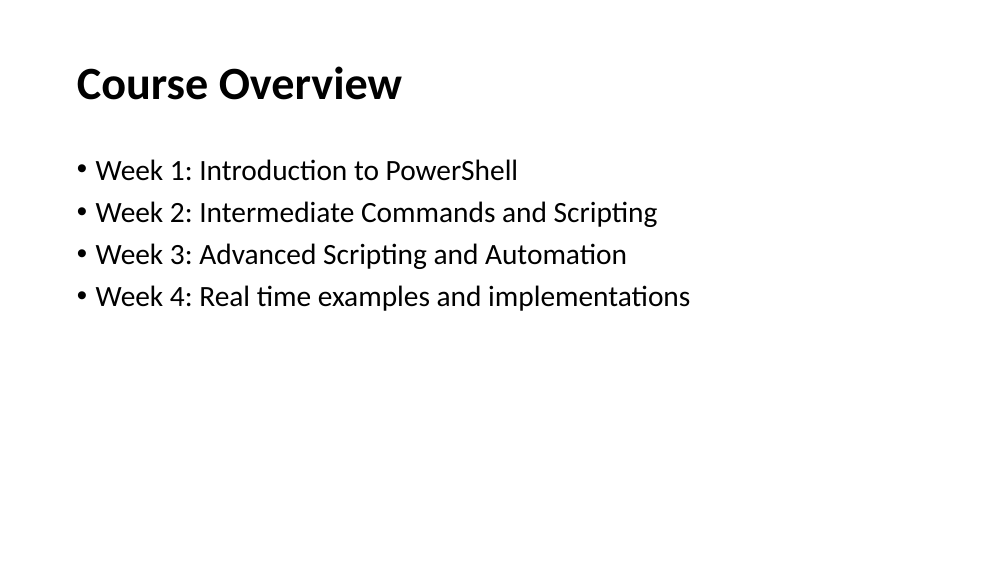
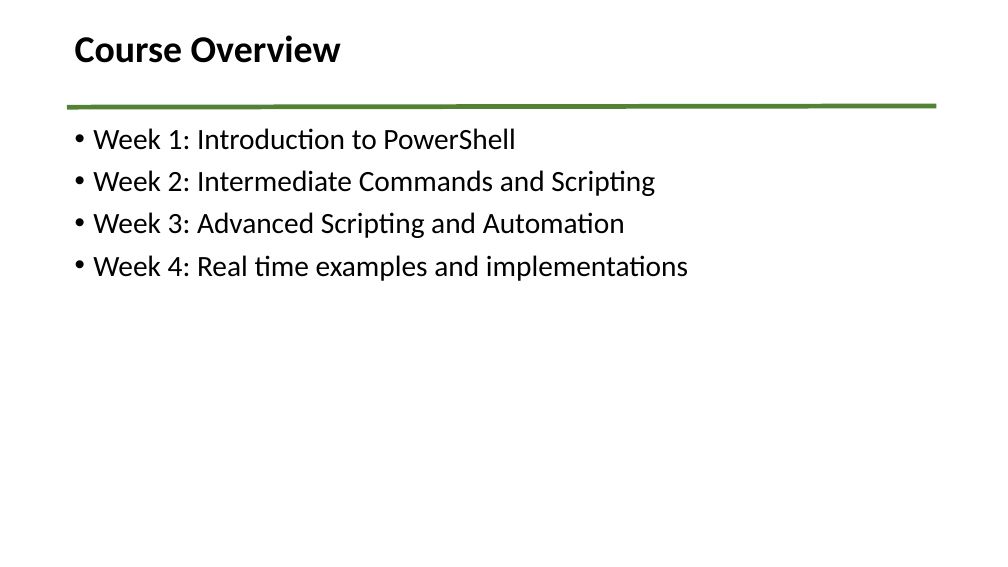
Before and after one commit to PSRITPro/my-learning-journal, a slide deck: slide 2 of PowerShell/Day1/PowerShell.pptx. Drawn at 1008x567 pixels with LibreOffice and Linux fonts; fonts in the diff are those of the drawing. Boxes give left, top, right and bottom in pixels: in the first picture for what was removed or moved away, otherwise in the second. Text is boxed around its words. In the diff, an @@ line names an element or a change of style, - is before the commit and + after.

```diff
--- a/PowerShell/Day1/PowerShell.pptx
+++ b/PowerShell/Day1/PowerShell.pptx
@@ title "Course Overview": place and size @@
-title "Course Overview" at (77, 66, 402, 100)
+title "Course Overview" at (67, 23, 937, 76)
@@ title "Course Overview" at (67, 23, 937, 76): size 44 to 36 pt; outline none to #FFFFFF 0.75 pt @@
@@ line added from (67, 107) to (937, 106), #548235 4.5 pt @@
@@ text "Week 1: Introduction to PowerShell": place and size @@
-text "Week 1: Introduction to PowerShell" at (96, 159, 690, 311)
+text "Week 1: Introduction to PowerShell" at (93, 128, 688, 281)
```
Also in this commit, not shown: 7 other slides changed, 3 slides added, 4 other files.
